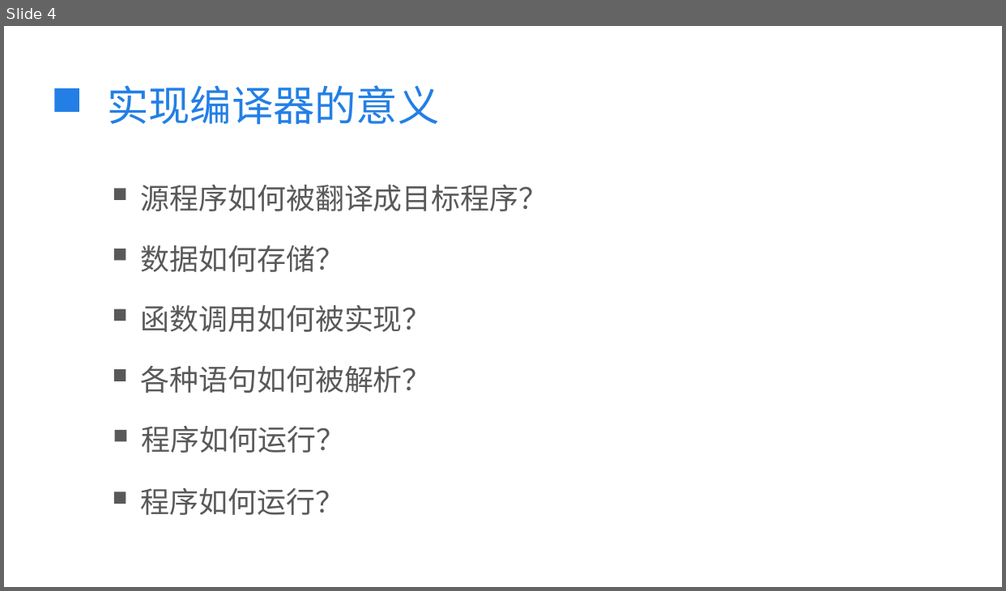
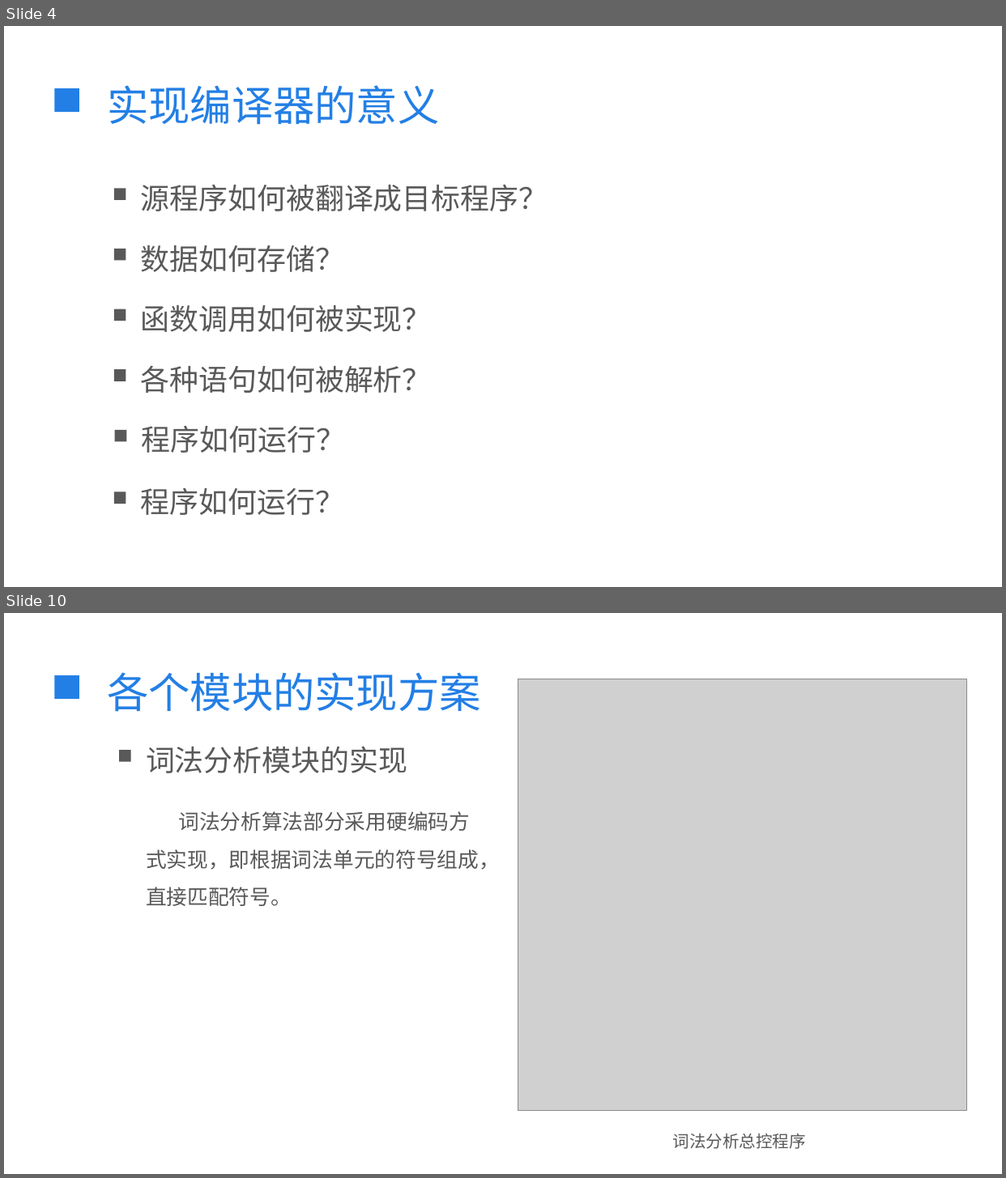
Before and after one commit to kkli28/cc, a slide deck: 论文相关/答辩ppt.pptx. Shown one above the other, each under a label of ours: slide 4 before the commit, slides 4 and 10 after it; the slides between them are not shown. The pictures are 1006x591 and 1006x1178 pixels, drawn with LibreOffice and Linux fonts; fonts in the diff are those of the drawing; grey boxes stand for pictures. Boxes give left, top, right and bottom in pixels: in the first picture for what was removed or moved away, otherwise in the second. Text is boxed around its words. In the diff, an @@ line names an element or a change of style, - is before the commit and + after.

```diff
--- a/论文相关/答辩ppt.pptx
+++ b/论文相关/答辩ppt.pptx
@@ slide 10 added at box(4, 613, 1002, 1174), background #FFFFFF @@
@@ rectangle added at box(54, 676, 79, 699), fill #237FE5 @@
@@ text added at box(107, 672, 481, 712), 40 pt, text #237FE5 @@
+各个模块的实现方案
@@ picture added at box(518, 679, 967, 1112) @@
@@ rectangle added at box(119, 750, 131, 762), fill #595959 @@
@@ text added at box(146, 746, 407, 773), 28 pt, text #595959 @@
+词法分析模块的实现
@@ text added at box(146, 811, 500, 906), 20 pt, text #595959 @@
+词法分析算法部分采用硬编码方式实现，即根据词法单元的符号组成，直接匹配符号。
@@ text added at box(673, 1134, 806, 1149), 16 pt, text #595959 @@
+词法分析总控程序
```
Also in this commit, not shown: 3 slides changed, 6 other slides added, 1 slide removed, 3 other files.
